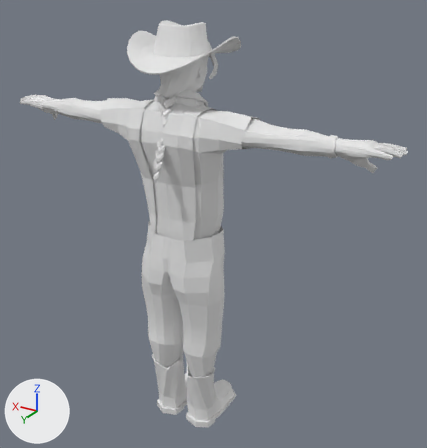
A saved change to the glTF model Grazer/Assets/Models/Ray/Ray.gltf.
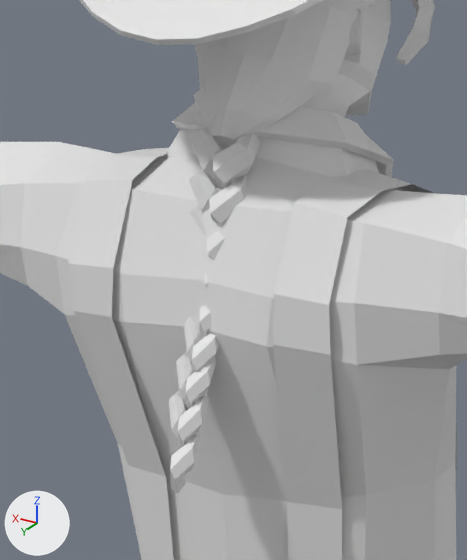
The first picture shows the older version from a 50 mm camera at (-1.49, 2.21, 2.28) aimed at (-0.1, -0.11, 1.12). The close-ups show both versions on the part from 26% to 53% of the width and 14% to 45% of the height of that picture; other places that the commit changed are outside them. Arrows for +X, +Y and +Z are at lower left; the lights stay in place. Where no turn or scale is listed for an object, it has been applied to the vertices.

The first close-up shows 'Braid', 'Hair', 'Hat', 'Shirt', 'Skin', 'Suspenders'.
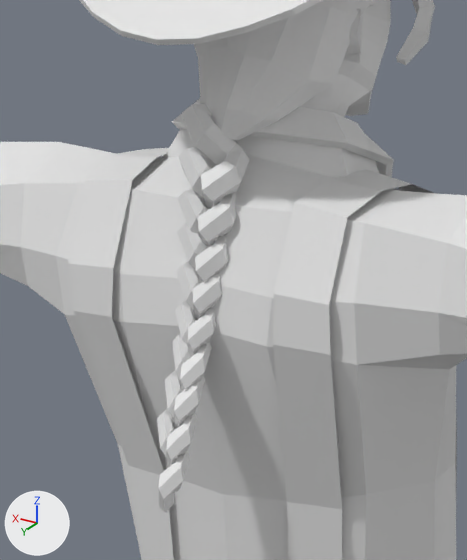
Pixel boxes (x1, y1, x2, y2) of what changed, in the close-ups (467 x 560 px):
'Cube.006', added: after (157, 104, 250, 513)
'Braid', no longer drawn: before (169, 86, 261, 494)

The edits, one by one:
Material 'Body' (mat_body) is new.
Its base color is (0.8, 0.8, 0.8) (white #e7e7e7).
Mesh me_cube_006_1 is new.
It has 468 vertices, 846 faces and spans x -0.041..0.041, y 0.085..0.272, z 1.401..1.814.
It uses material mat_body (white #e7e7e7).
Object 'Braid' (ob_braid) now shows nothing instead of me_cube_006.
Object 'Braid' (ob_braid) turns from (0, 0, 0) to (90, 0, 0) degrees about x, y and z.
Object 'Braid' (ob_braid) is rescaled from (0.0485, 0.0485, 0.0485) to (0.01, 0.01, 0.01).
Object 'Cube.006' (ob_cube_006) is new; it shows me_cube_006_1.
Its location is (0.0, 0.0, 0.0).
